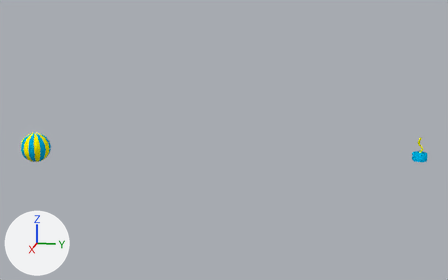
The Blender file Washed Up Wizard/Assets/Models/Environment/Circus bomb.blend: old version first, new version second.
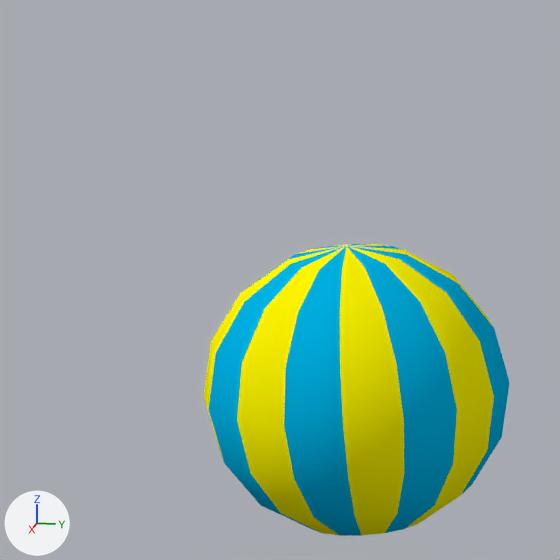
The first picture shows the older version from a 50 mm lens placed at (37.6, -4.5, 11.5), pointed at (-0.3, -12.0, 2.1). The close-ups show both versions on the part from 0% to 13% of the width and 39% to 59% of the height of that picture; other places that the commit changed are outside them. Lighting does not change. The marker at lower left points along +X, +Y and +Z.

The first close-up shows 'Circus Ball-Striped'.
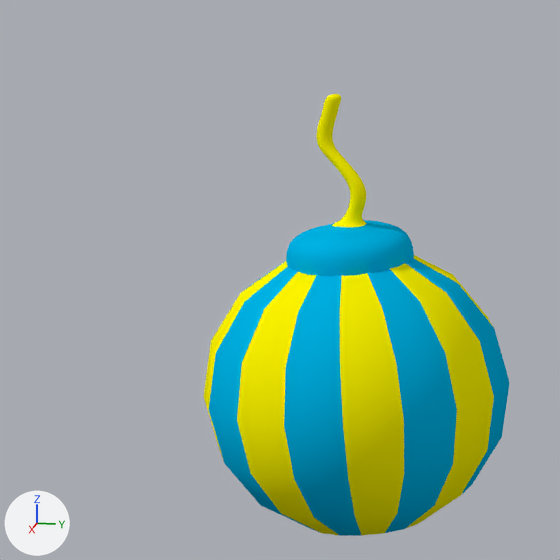
The newer file is also turned or shifted as a whole; pictures and numbers use the older file's frame.

Pixel boxes (x1, y1, x2, y2) of what changed, in the close-ups (560 x 560 px):
```json
{"object": "Fuse", "change": "added", "after": [286, 94, 414, 277], "faces in mat_curtain (cyan #00b4e7)": [286, 220, 414, 277], "faces in mat_yellow (yellow #fff800)": [316, 94, 367, 227]}
```

The change, as JSON lines over the scene's bpy script:
```json
{"op": "add", "block": "me_star_001_1", "code": ["me_star_001_1 = bpy.data.meshes.new('Star.001')", "me_star_001_1.from_pydata(...)  # 112 vertices, 105 faces; spans x -0.79..0.77, y -0.66..0.71, z -1.15..0.88", "me_star_001_1.polygons.foreach_set('use_smooth', [True] * 105)", "# faces by material slot: [24, 81]", "me_star_001_1.materials.append(mat_curtain)  # cyan #00b4e7", "me_star_001_1.materials.append(mat_yellow)  # yellow #fff800"]}
{"op": "add", "block": "ob_fuse", "code": ["ob_fuse = bpy.data.objects.new('Fuse', me_star_001_1)", "ob_fuse.location = (0.0, -25.0, 2.5)", "ob_fuse.scale = (0.633, 0.633, 0.633)", "_m = ob_fuse.modifiers.new('Subsurf', 'SUBSURF')"]}
```
